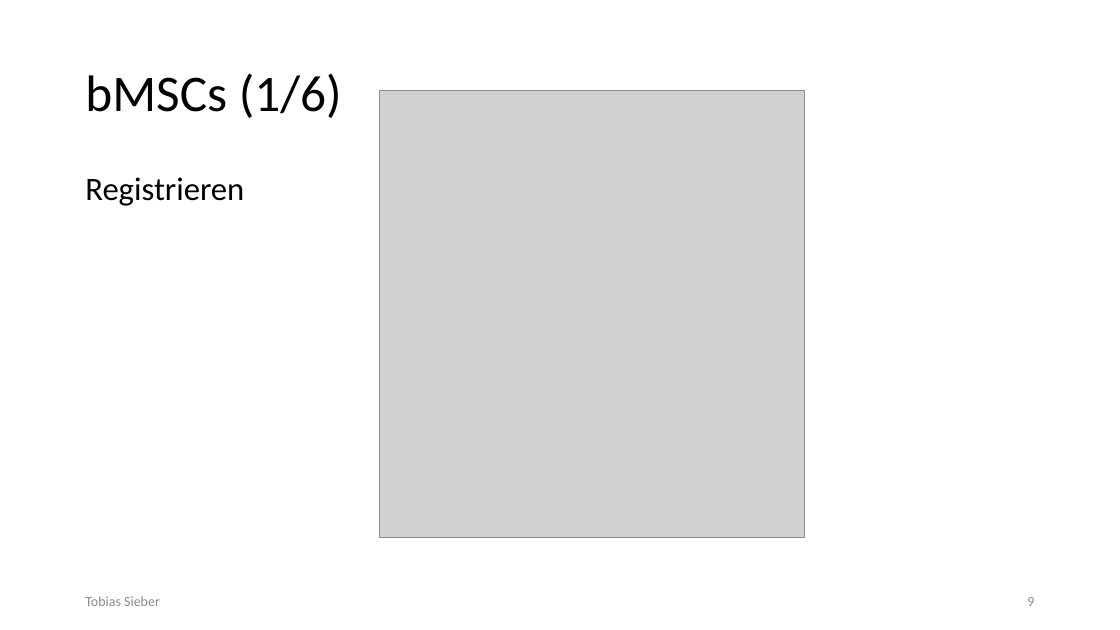
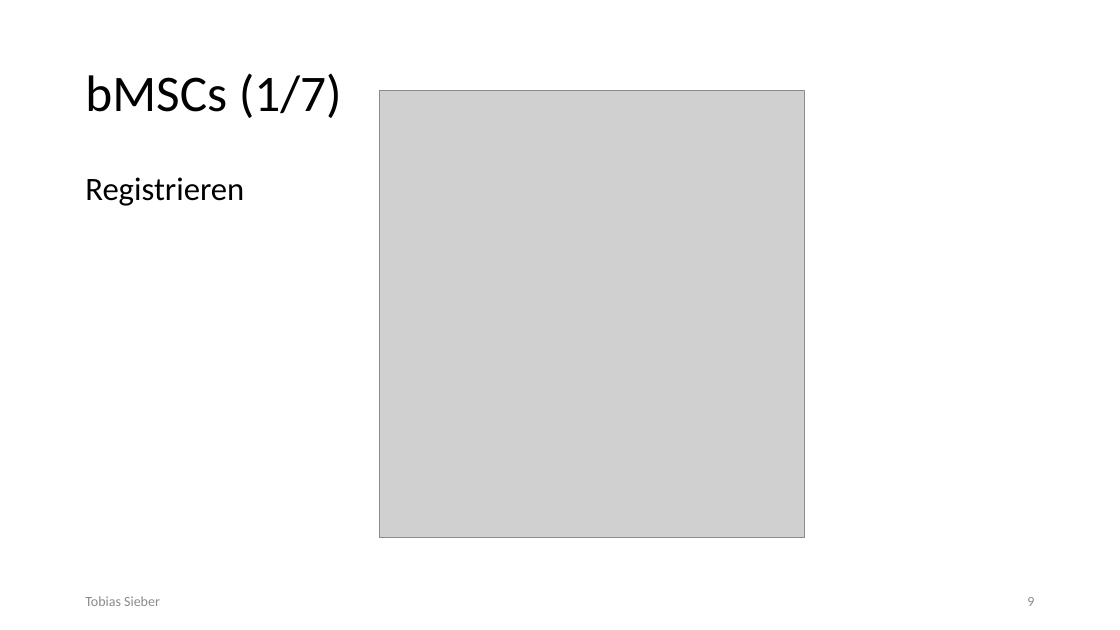
Before and after one commit to kastenfrosch/SEP, a slide deck: slide 9 of Dokumentation/Iteration2/II._Iteration_Praesentation.pptx. Drawn at 1120x630 pixels with LibreOffice and Linux fonts; fonts in the diff are those of the drawing; grey boxes stand for pictures. Boxes give left, top, right and bottom in pixels: in the first picture for what was removed or moved away, otherwise in the second. Text is boxed around its words. In the diff, an @@ line names an element or a change of style, - is before the commit and + after.

```diff
--- a/Dokumentation/Iteration2/II._Iteration_Praesentation.pptx
+++ b/Dokumentation/Iteration2/II._Iteration_Praesentation.pptx
@@ title at (x1=85, y1=73, x2=342, y2=118): text changed @@
-bMSCs (1/6)
+bMSCs (1/7)
```
Also in this commit, not shown: 8 other slides changed, 1 slide added, 1 other file.
